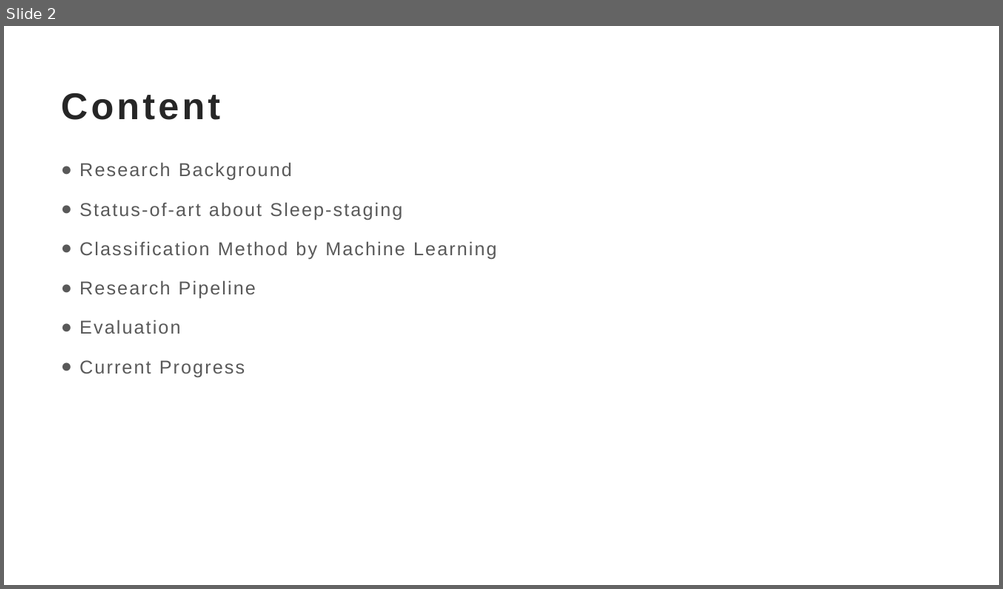
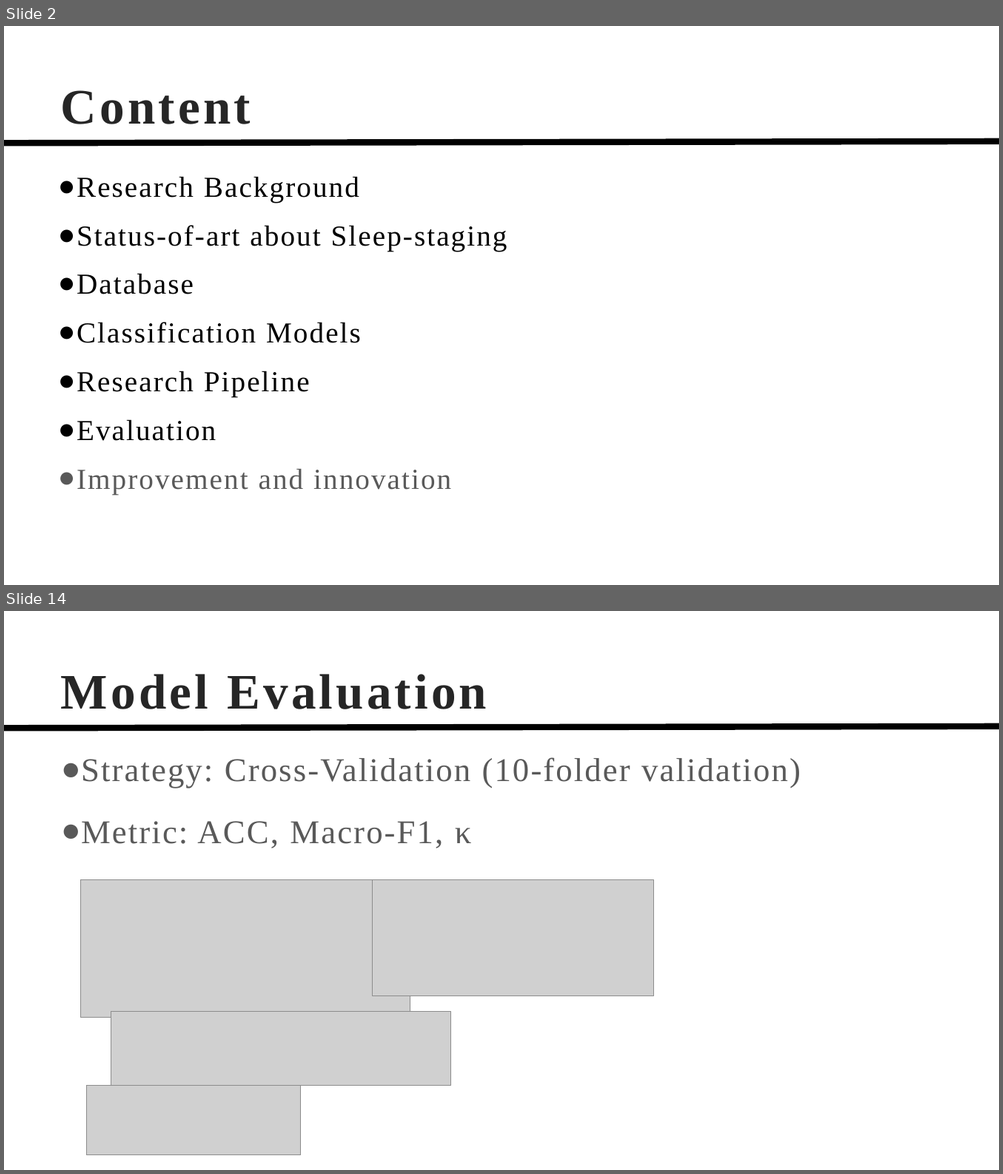
Before and after one commit to TonyHGF/EEG-Sleep-Staging, a slide deck: pre/slides.pptx. Shown one above the other, each under a label of ours: slide 2 before the commit, slides 2 and 14 after it; the slides between them are not shown. The pictures are 1003x589 and 1003x1174 pixels, drawn with LibreOffice and Linux fonts; fonts in the diff are those of the drawing; grey boxes stand for pictures. Boxes give left, top, right and bottom in pixels: in the first picture for what was removed or moved away, otherwise in the second. Text is boxed around its words. In the diff, an @@ line names an element or a change of style, - is before the commit and + after.

```diff
--- a/pre/slides.pptx
+++ b/pre/slides.pptx
@@ slide 14 added at [4, 611, 999, 1170], background #FFFFFF; not listed: 1 template element that a slide beside it also shows @@
@@ title added at [61, 674, 486, 709], 48 pt, text #262626, bold @@
+Model Evaluation
@@ text added at [81, 758, 800, 849], 32 pt, text #595959 @@
+● Strategy: Cross-Validation (10-folder validation)
+● Metric: ACC, Macro-F1, κ
@@ picture added at [81, 880, 410, 1017] @@
@@ picture added at [373, 880, 654, 996] @@
@@ picture added at [111, 1011, 450, 1085] @@
@@ picture added at [86, 1086, 300, 1156] @@
@@ slide 2 changed as well @@
@@ title "Content" at [61, 90, 250, 124]: size 36 to 48 pt, font Arial to Times New Roman @@
@@ line added from (4, 143) to (999, 141), #000000 6 pt @@
@@ text "Research Background": place and size @@
-text "Research Background" at [79, 162, 497, 378]
+text "Research Background" at [77, 176, 507, 494]
@@ text at [77, 176, 507, 441]: size 18 to 28 pt, font Arial to Times New Roman, text colour #595959 to #000000 in "Research Background", "Status-of-art about Sleep-staging", "Research Pipeline", "Evaluation"; line spacing 1.3 to 1.1 @@
@@ text at [77, 273, 361, 343]: text changed; size 18 to 28 pt; font Arial to Times New Roman; text colour #595959 to #000000 @@
-● Classification Method by Machine Learning
+● Database
+● Classification Models
@@ text at [77, 469, 451, 494]: text changed; size 18 to 28 pt; font Arial to Times New Roman @@
-● Current Progress
+● Improvement and innovation
```
Also in this commit, not shown: 8 other slides changed, 5 other slides added, 2 slides removed, 8 other files.
